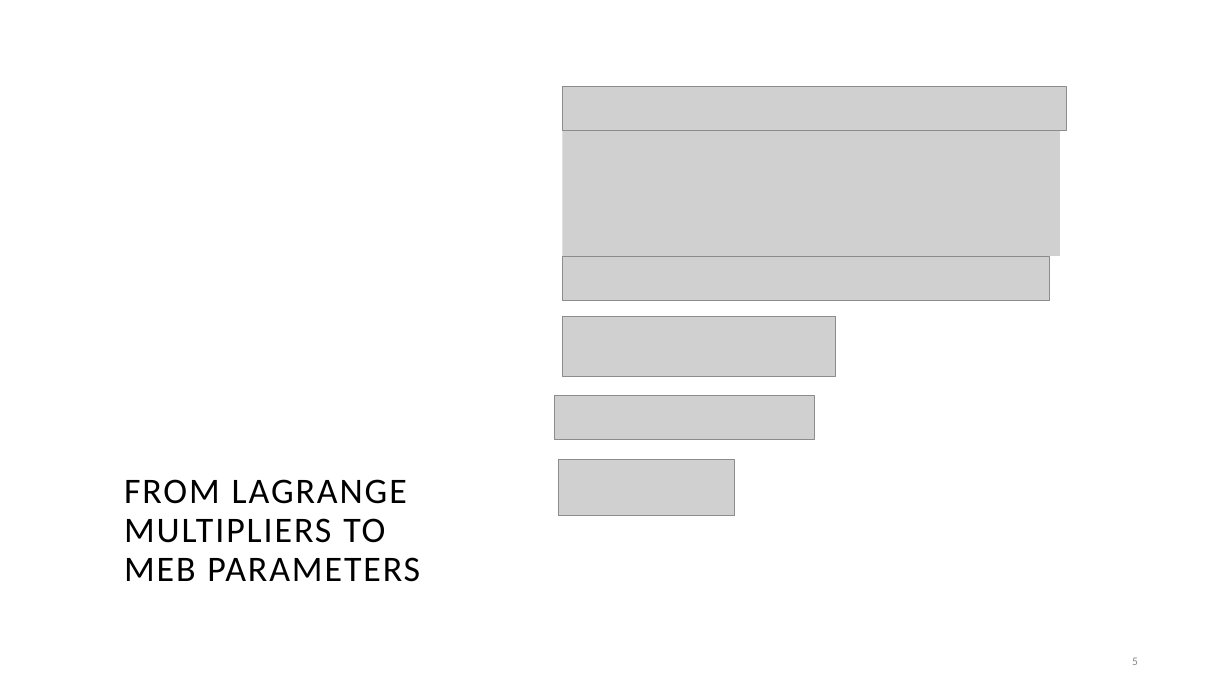
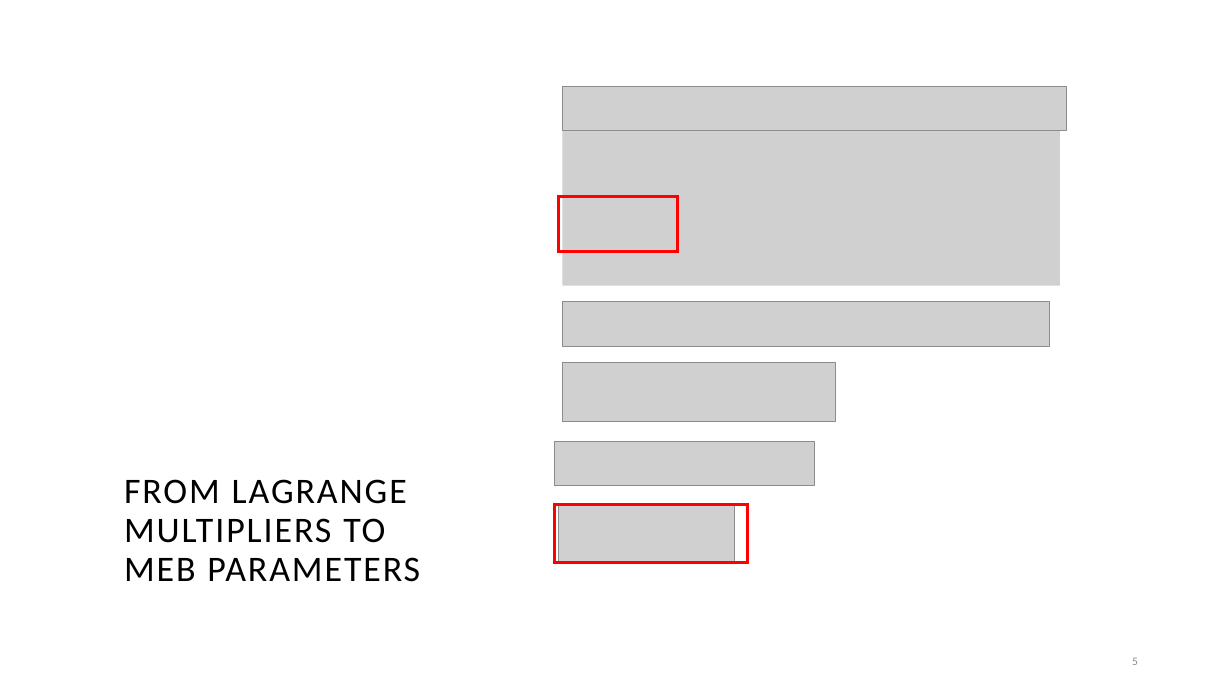
Before and after one commit to suleymanerim1/MEB_FrankWolfe_Optimization, a slide deck: slide 5 of Theory/Minimum Enclosing Ball for FW.pptx. Drawn at 1232x693 pixels with LibreOffice and Linux fonts; fonts in the diff are those of the drawing; grey boxes stand for pictures; background and template pictures are left out. Boxes give left, top, right and bottom in pixels: in the first picture for what was removed or moved away, otherwise in the second. Text is boxed around its words. In the diff, an @@ line names an element or a change of style, - is before the commit and + after.

```diff
--- a/Theory/Minimum Enclosing Ball for FW.pptx
+++ b/Theory/Minimum Enclosing Ball for FW.pptx
@@ picture resized from (x1=563, y1=130, x2=1060, y2=256) to (x1=563, y1=130, x2=1060, y2=286) @@
@@ rectangle added at (x1=558, y1=196, x2=677, y2=251), outline #FF0000 2.25 pt @@
@@ 4 pictures moved together from (x1=555, y1=256, x2=1050, y2=516) to (x1=555, y1=302, x2=1050, y2=561) @@
@@ rectangle added at (x1=555, y1=505, x2=748, y2=563), outline #FF0000 2.25 pt @@
```
Also in this commit, not shown: 4 other slides changed, 2 slides removed.
